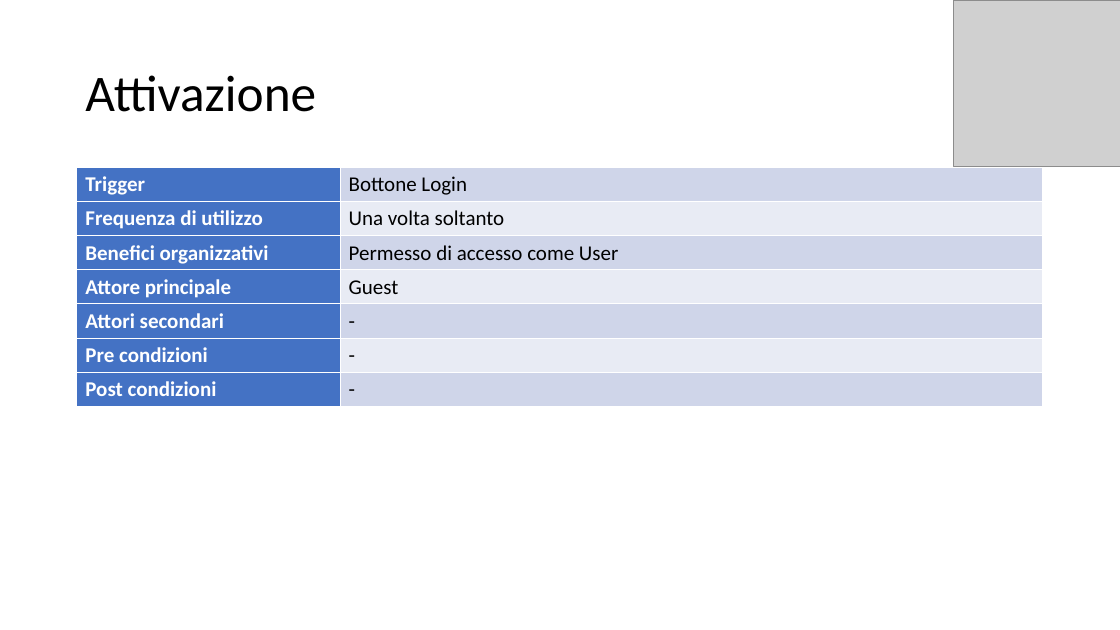
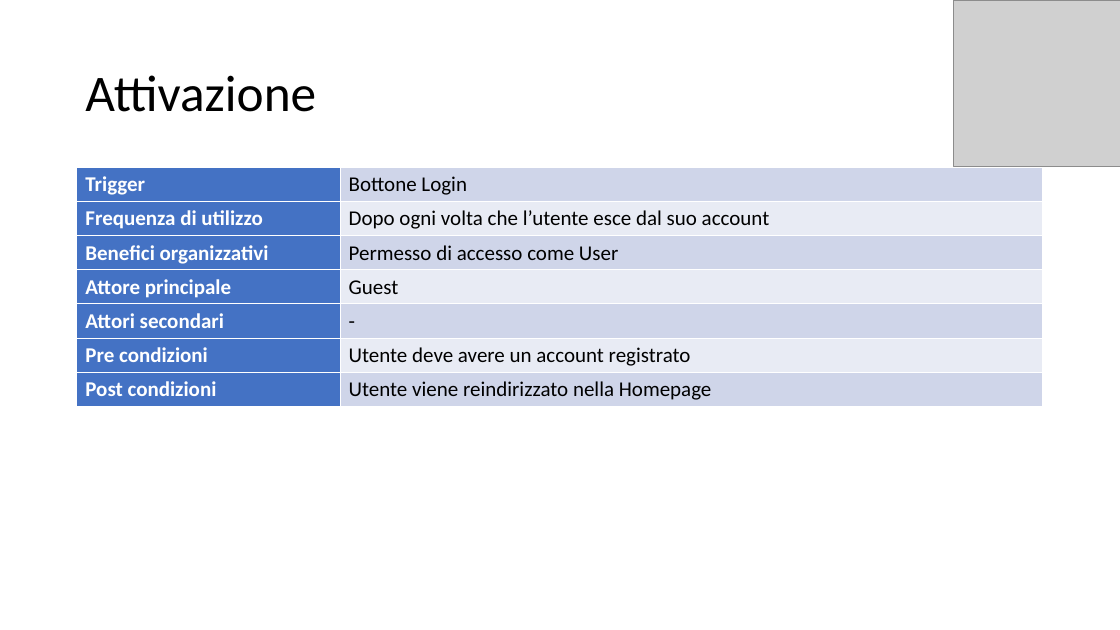
Before and after one commit to itsar19-20/gas, a slide deck: slide 3 of docs/analisi/Template use case/Template Use Case - Login.pptx. Drawn at 1120x630 pixels with LibreOffice and Linux fonts; fonts in the diff are those of the drawing; grey boxes stand for pictures. Boxes give left, top, right and bottom in pixels: in the first picture for what was removed or moved away, otherwise in the second. Text is boxed around its words. In the diff, an @@ line names an element or a change of style, - is before the commit and + after.

```diff
--- a/docs/analisi/Template use case/Template Use Case - Login.pptx
+++ b/docs/analisi/Template use case/Template Use Case - Login.pptx
@@ table at (77,168,1044,407) @@
-row 2, column 2: Una volta soltanto
+row 2, column 2: Dopo ogni volta che l’utente esce dal suo account
-row 6, column 2: -
+row 6, column 2: Utente deve avere un account registrato
-row 7, column 2: -
+row 7, column 2: Utente viene reindirizzato nella Homepage
```
Also in this commit, not shown: 1 other file.
